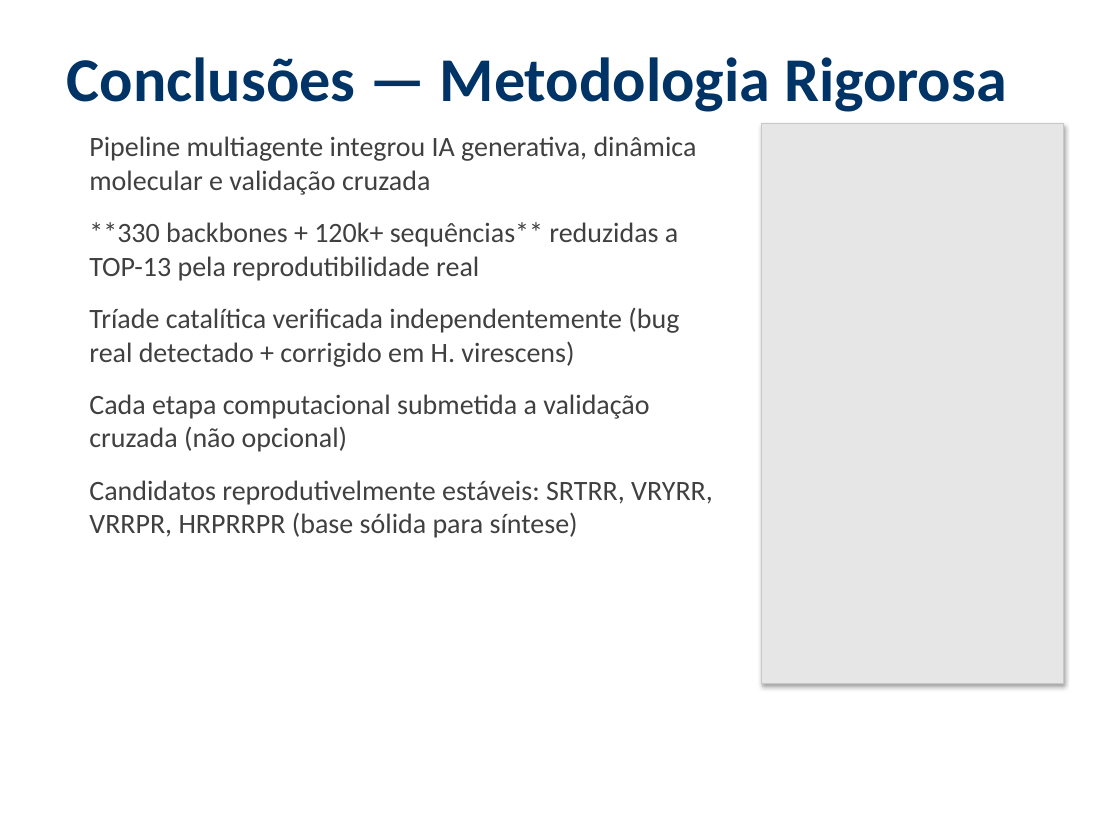
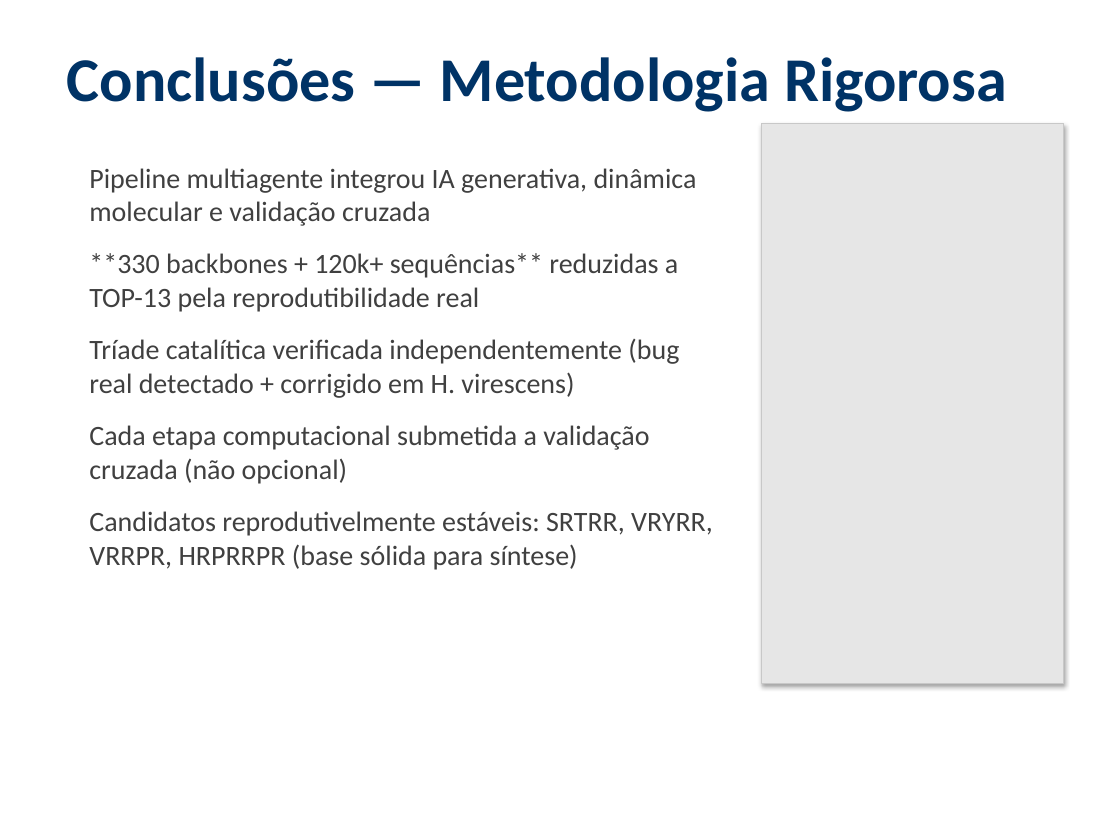
Before and after one commit to eulaliobqi/design-inibidores, a slide deck: slide 21 of apresentacao_design_inibidores.pptx. Drawn at 1120x840 pixels with LibreOffice and Linux fonts; fonts in the diff are those of the drawing. Boxes give left, top, right and bottom in pixels: in the first picture for what was removed or moved away, otherwise in the second. Text is boxed around its words. In the diff, an @@ line names an element or a change of style, - is before the commit and + after.

```diff
--- a/apresentacao_design_inibidores.pptx
+++ b/apresentacao_design_inibidores.pptx
@@ text "Pipeline multiagente integrou IA generativa, ...": place and size @@
-text "Pipeline multiagente integrou IA generativa, ..." at [89,136,713,538]
+text "Pipeline multiagente integrou IA generativa, ..." at [89,168,713,570]
```
Also in this commit, not shown: 18 other slides changed, 3 slides added, 4 other files.
